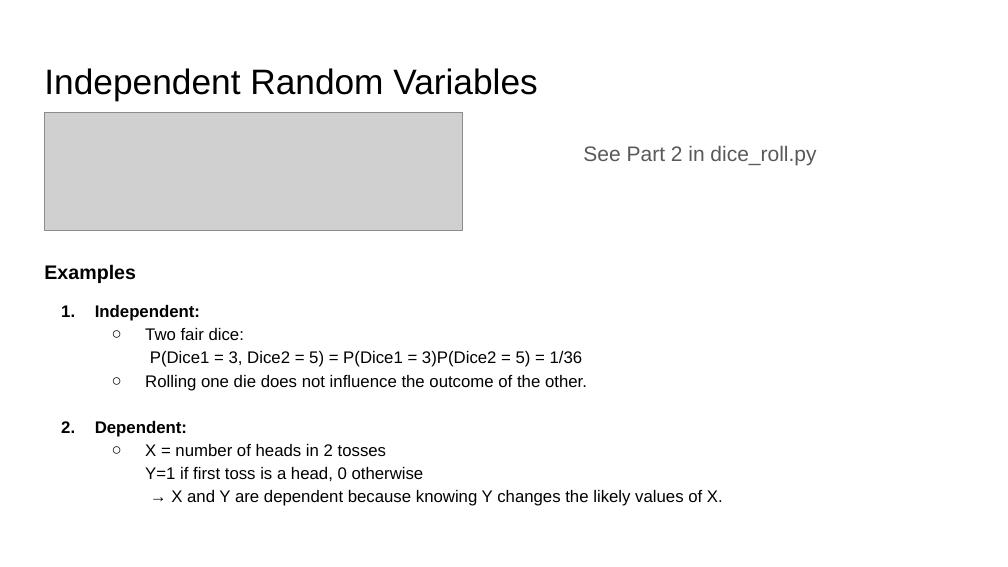
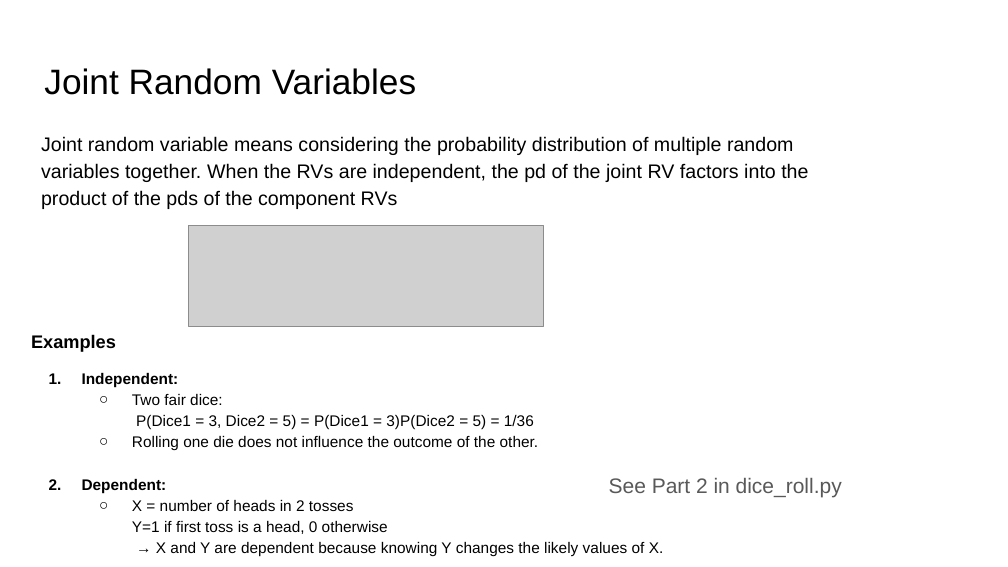
Before and after one commit to ankur6ue/deep-learning-course, a slide deck: slide 18 of Module 1/class_1.6/deep_learning_course_class_1.6.pptx. Drawn at 1008x567 pixels with LibreOffice and Linux fonts; fonts in the diff are those of the drawing; grey boxes stand for pictures. Boxes give left, top, right and bottom in pixels: in the first picture for what was removed or moved away, otherwise in the second. Text is boxed around its words. In the diff, an @@ line names an element or a change of style, - is before the commit and + after.

```diff
--- a/Module 1/class_1.6/deep_learning_course_class_1.6.pptx
+++ b/Module 1/class_1.6/deep_learning_course_class_1.6.pptx
@@ title at (44, 68, 416, 95): text changed @@
-Independent Random Variables
+Joint Random Variables
@@ text added at (41, 136, 808, 209), 14 pt, text #000000 @@
+Joint random variable means considering the probability distribution of multiple random variables together. When the RVs are independent, the pd of the joint RV factors into the product of the pds of the component RVs
@@ picture: place and size @@
-picture at (45, 112, 463, 231)
+picture at (188, 225, 544, 326)
@@ text "Examples": place and size @@
-text "Examples" at (44, 264, 723, 506)
+text "Examples" at (31, 334, 664, 557)
@@ text "Examples" at (31, 334, 664, 557): size 14 to 13 pt in "Examples"; size 12 to 11 pt @@
@@ text "See Part 2 in dice_roll.py": place and size @@
-text "See Part 2 in dice_roll.py" at (583, 146, 816, 166)
+text "See Part 2 in dice_roll.py" at (609, 478, 842, 498)
```
Also in this commit, not shown: 5 other slides changed, 1 other file.
